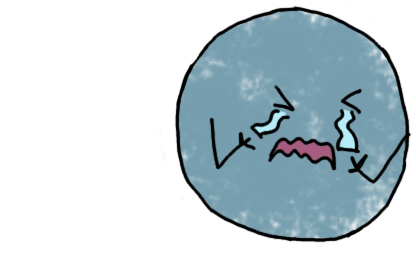
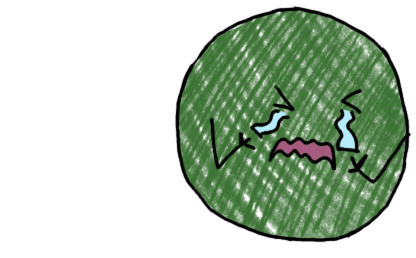
Layer changes from the first w=416, h=258 image to the second:
added layer "Calque #4" above "Calque" over [left=177, top=6, right=410, bottom=242]
hid "Calque" over [left=159, top=6, right=410, bottom=252]
